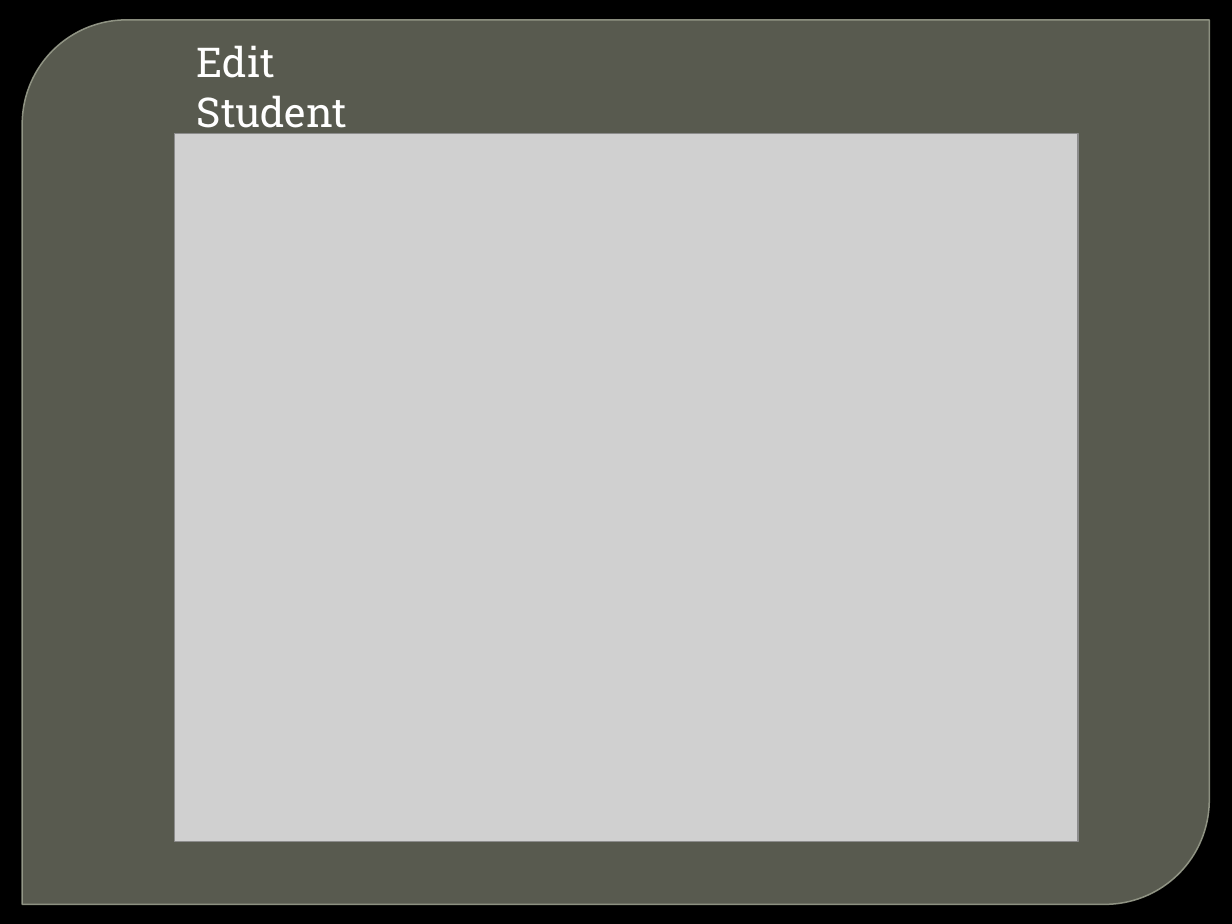
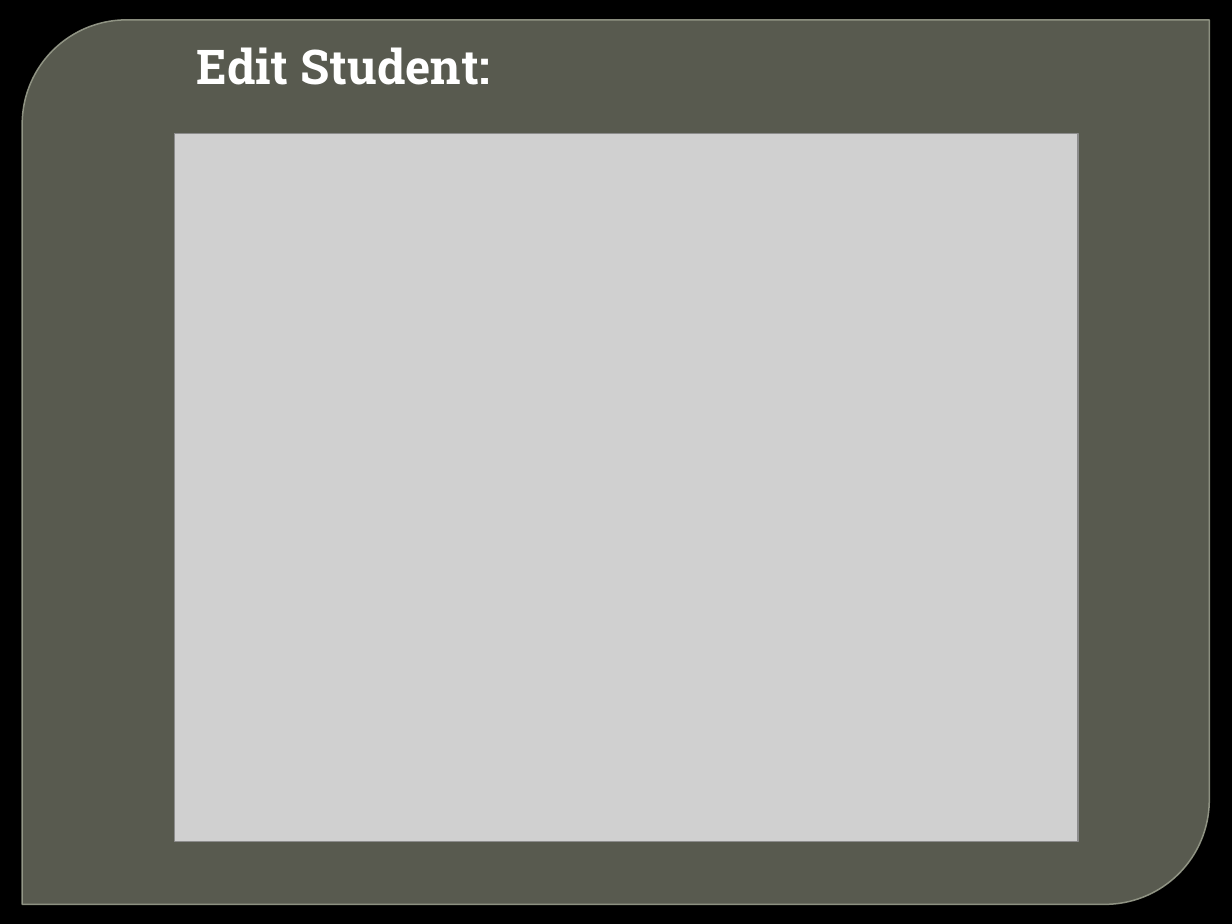
Before and after one commit to bitf20m036/BITF20M036-ESys-PII, a slide deck: slide 13 of Student Interest System.pptx (slide 9 before the commit). Drawn at 1232x924 pixels with LibreOffice and Linux fonts; fonts in the diff are those of the drawing; grey boxes stand for pictures; background and template pictures are left out. Boxes give left, top, right and bottom in pixels: in the first picture for what was removed or moved away, otherwise in the second. Text is boxed around its words. In the diff, an @@ line names an element or a change of style, - is before the commit and + after.

```diff
--- a/Student Interest System.pptx
+++ b/Student Interest System.pptx
@@ text at (197,47,489,85): text changed; size 24 to 28 pt; bold on @@
-Edit Student
+Edit Student:
```
Also in this commit, not shown: 2 other slides changed, 8 slides added, 4 slides removed.
